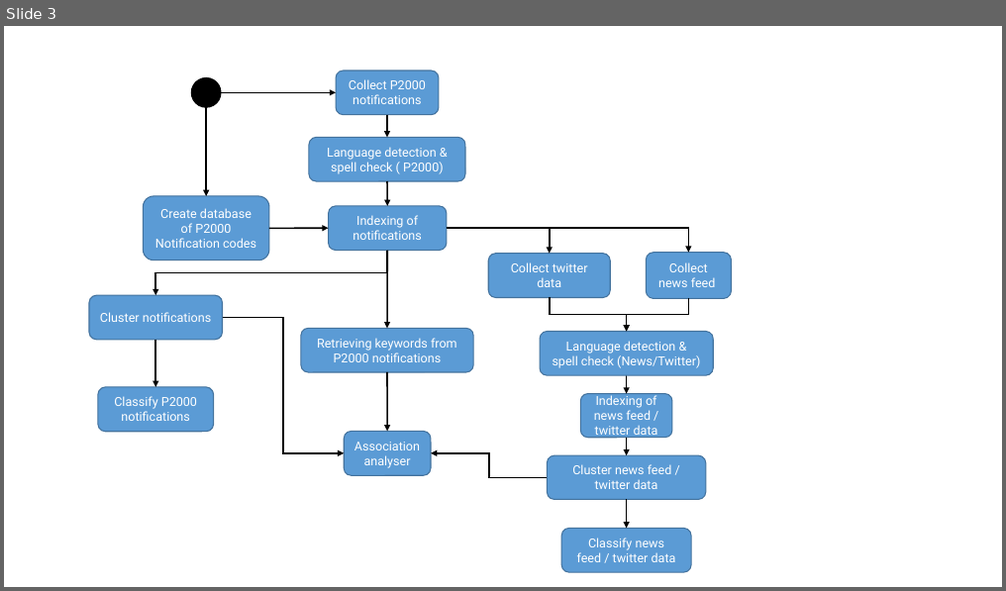
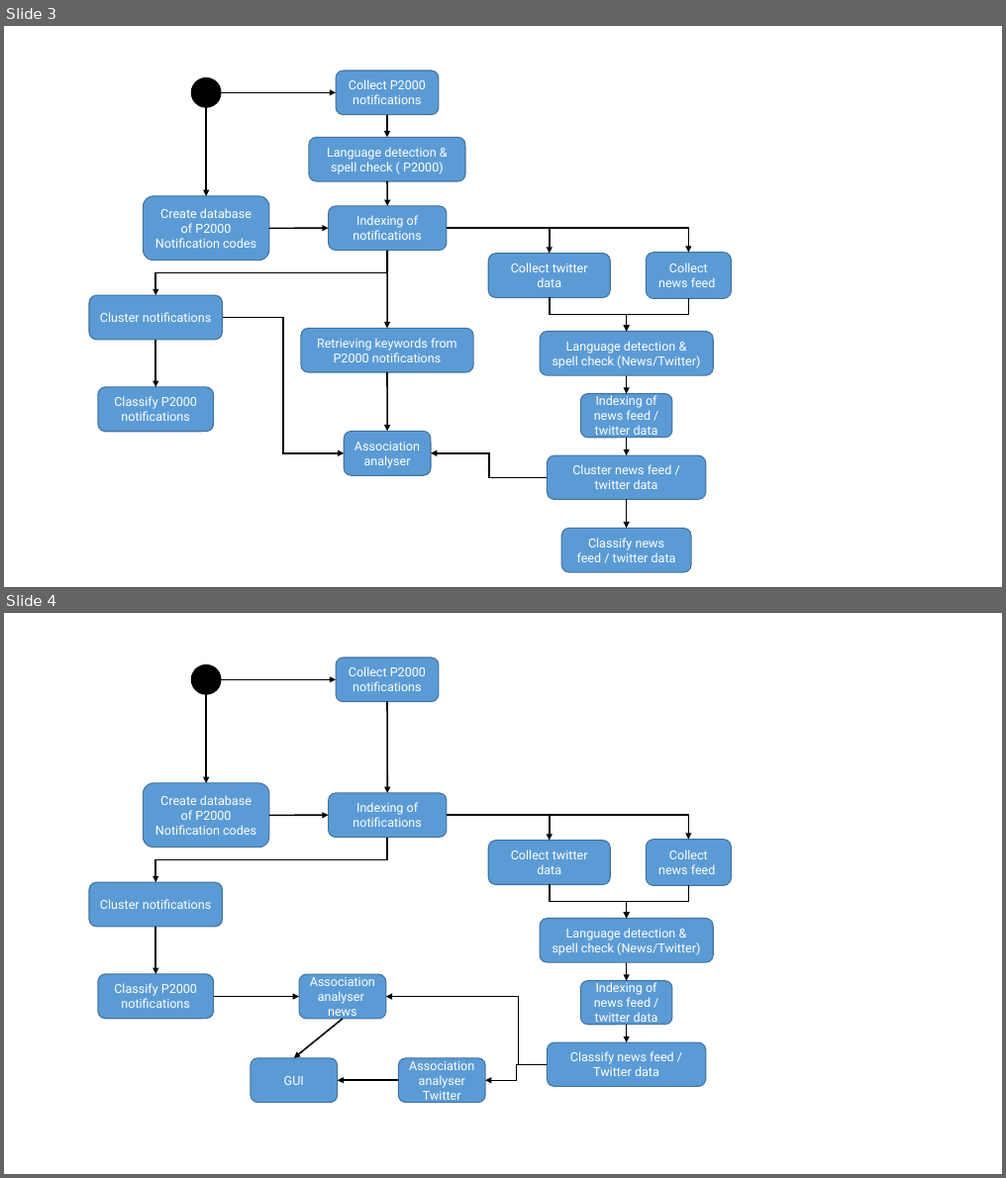
Before and after one commit to Bram9205/WebInfo, a slide deck: Report/Images/Architecture plaatje.pptx. Shown one above the other, each under a label of ours: slide 3 before the commit, slides 3 and 4 after it. The pictures are 1006x591 and 1006x1178 pixels, drawn with LibreOffice and Linux fonts; fonts in the diff are those of the drawing. Boxes give left, top, right and bottom in pixels: in the first picture for what was removed or moved away, otherwise in the second. Text is boxed around its words. In the diff, an @@ line names an element or a change of style, - is before the commit and + after.

```diff
--- a/Report/Images/Architecture plaatje.pptx
+++ b/Report/Images/Architecture plaatje.pptx
@@ slide 4 added at (4, 613, 1002, 1174), background #FFFFFF @@
@@ group added at (89, 658, 732, 1087): 11 rounded rectangles, 7 arrows, 7 elbow arrows, 1 ellipse @@
+Collect P2000 notifications
+Indexing of notifications
+Cluster notifications
+Collect twitter data
+Classify news feed / Twitter data
+Create database of P2000 Notification codes
+Association analyser news
+Indexing of news feed /
+twitter data
+Classify P2000 notifications
+Language detection &
+spell check (News/Twitter)
+Collect news feed
@@ arrow added from (343, 1019) to (294, 1059), #000000 1.5 pt @@
@@ rounded rectangle added at (251, 1059, 338, 1103), fill #5B9BD5, outline #43739E 1 pt, 12 pt, text #FFFFFF @@
+GUI
@@ arrow added from (399, 1081) to (338, 1081), #000000 1.5 pt @@
@@ rounded rectangle added at (399, 1059, 485, 1103), fill #5B9BD5, outline #43739E 1 pt, 12 pt, text #FFFFFF @@
+Association analyser Twitter
@@ elbow arrow added from (547, 1065) to (485, 1081), #000000 1.5 pt @@
```
Also in this commit, not shown: 3 other files.
